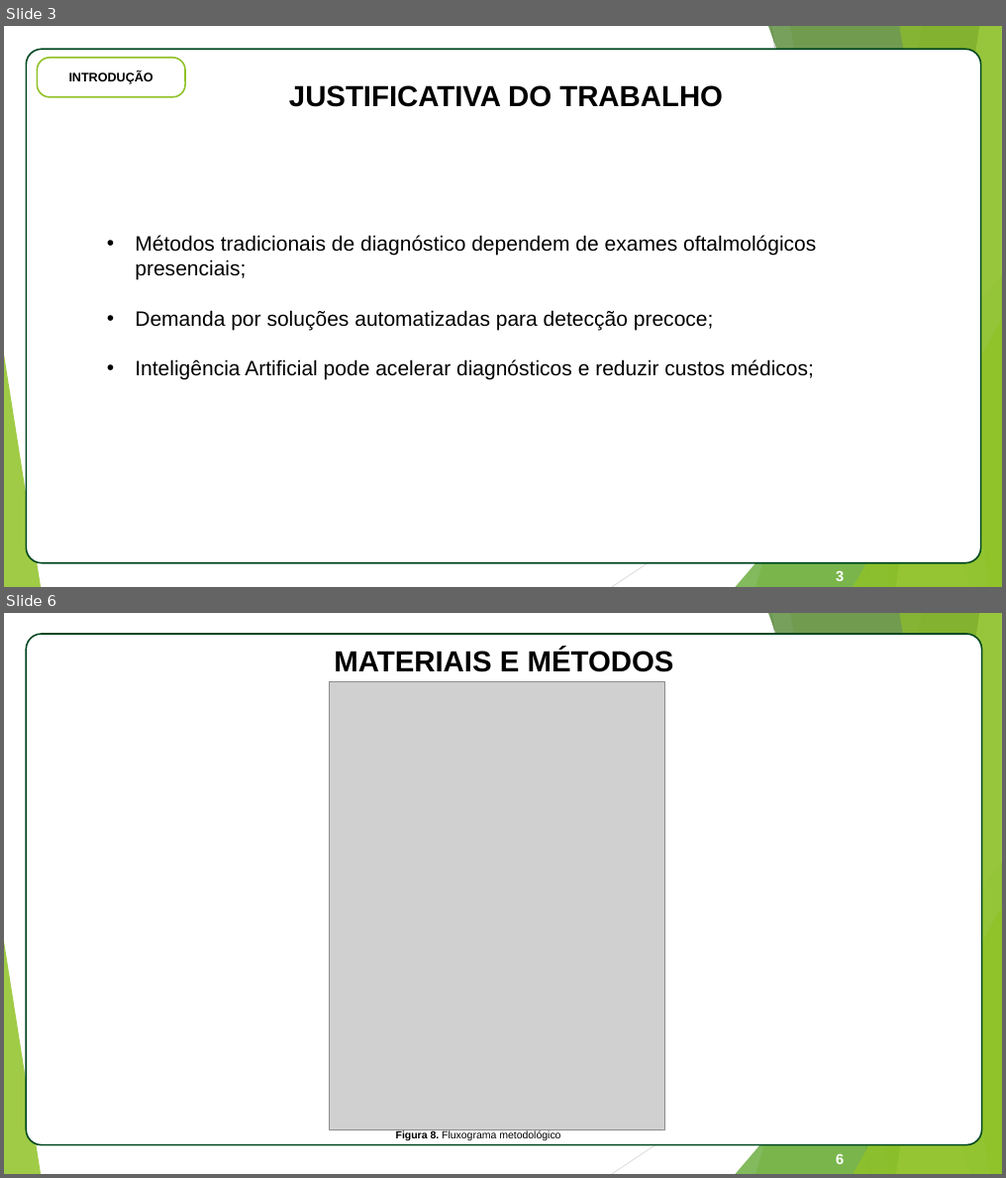
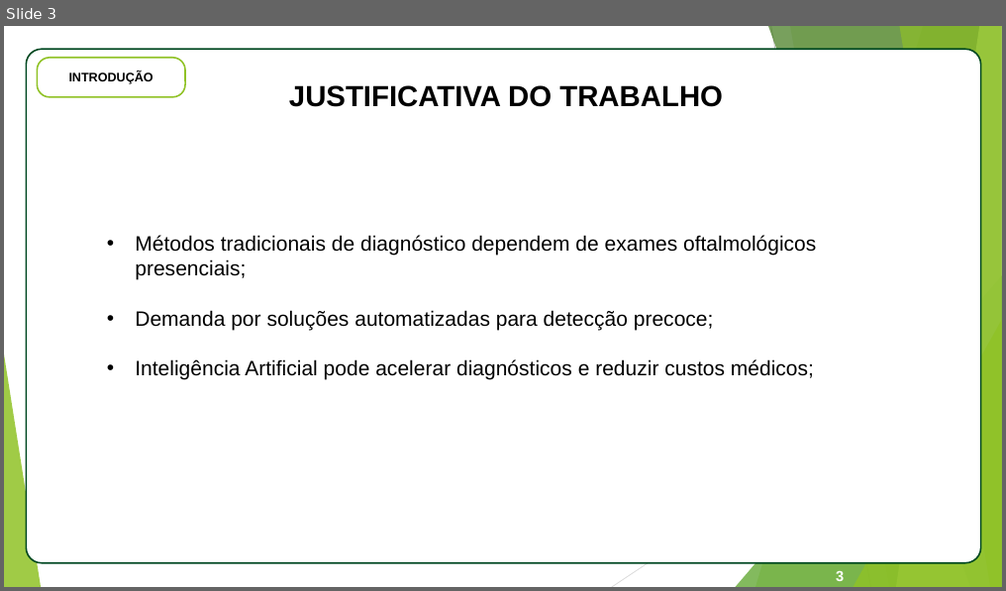
Before and after one commit to estrada-felipe/FundusDetectionTCC, a slide deck: tcc_documento/Apresentacao_TCC_Felipe_Estrada.pptx. Shown one above the other, each under a label of ours: slides 3 and 6 before the commit, slide 3 after it; the slides between them are not shown. The pictures are 1006x1178 and 1006x591 pixels, drawn with LibreOffice and Linux fonts; fonts in the diff are those of the drawing; grey boxes stand for pictures. Boxes give left, top, right and bottom in pixels: in the first picture for what was removed or moved away, otherwise in the second. Text is boxed around its words. In the diff, an @@ line names an element or a change of style, - is before the commit and + after.

```diff
--- a/tcc_documento/Apresentacao_TCC_Felipe_Estrada.pptx
+++ b/tcc_documento/Apresentacao_TCC_Felipe_Estrada.pptx
@@ slide 6 removed at <box>4,613,1002,1174</box>, background #FFFFFF; not listed: 10 template elements that a slide beside it also shows @@
@@ rounded rectangle removed at <box>26,634,982,1146</box> @@
@@ text removed at <box>334,649,674,672</box> @@
-MATERIAIS E MÉTODOS
@@ picture removed at <box>330,682,665,1131</box> @@
@@ text removed at <box>396,1131,560,1141</box> @@
-Figura 8. Fluxograma metodológico
@@ page number removed at <box>836,1155,844,1164</box> @@
-6
```
Also in this commit, not shown: 4 slides changed, 15 slides added, 29 other slides removed, 4 other files.
